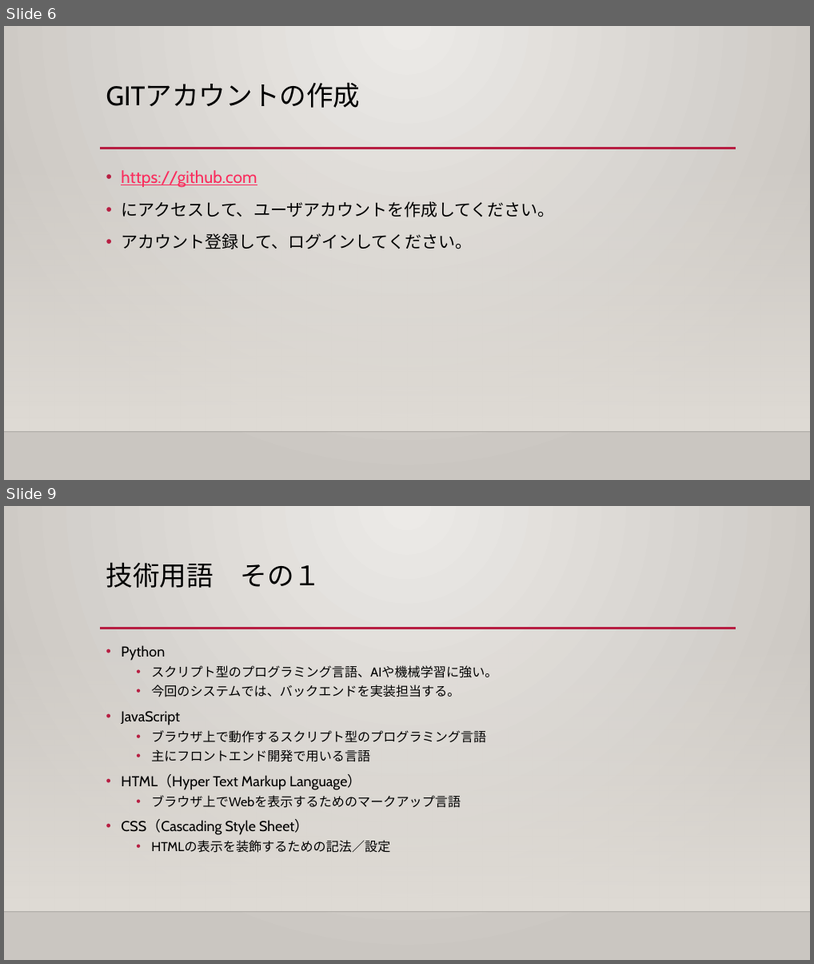
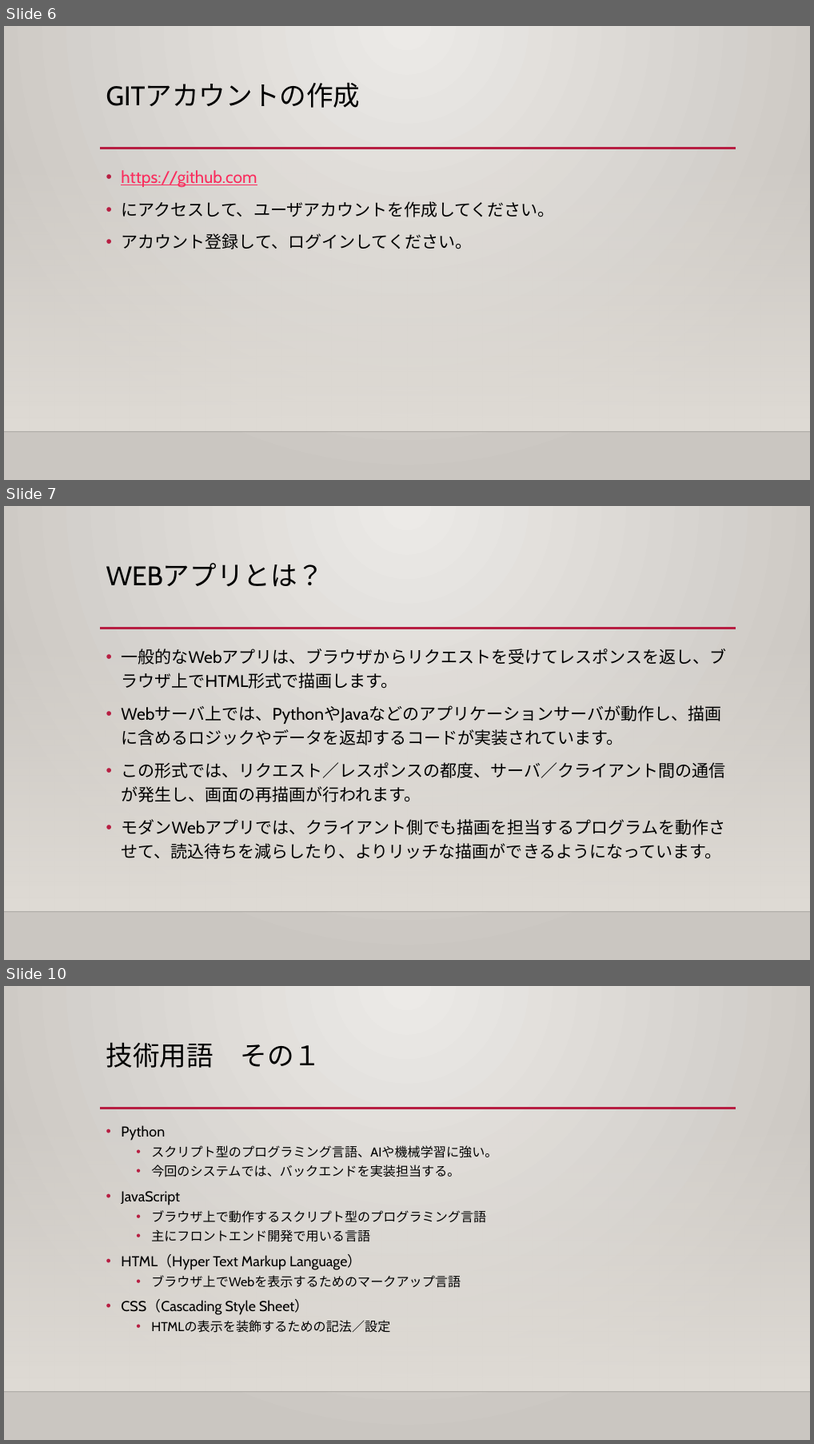
Before and after one commit to 419836/mu-psd-01, a slide deck: help/実践ソフトウェア開発_演習資料.pptx. Shown one above the other, each under a label of ours: slides 6 and 9 before the commit, slides 6, 7 and 10 after it; the slides between them are not shown. The pictures are 814x964 and 814x1444 pixels, drawn with LibreOffice and Linux fonts; fonts in the diff are those of the drawing; background and template pictures are left out. Boxes give left, top, right and bottom in pixels: in the first picture for what was removed or moved away, otherwise in the second. Text is boxed around its words. In the diff, an @@ line names an element or a change of style, - is before the commit and + after.

```diff
--- a/help/実践ソフトウェア開発_演習資料.pptx
+++ b/help/実践ソフトウェア開発_演習資料.pptx
@@ slide 7 added at box(4, 506, 810, 960), background gradient #ECEAE7 to #CAC7C1; not listed: 3 template elements that a slide beside it also shows @@
@@ title added at box(106, 563, 325, 587), 32 pt, text #000000 @@
+WEBアプリとは？
@@ text added at box(121, 648, 726, 859), 20 pt, text #000000 @@
+• 一般的なWebアプリは、ブラウザからリクエストを受けてレスポンスを返し、ブラウザ上でHTML形式で描画します。
+• Webサーバ上では、PythonやJavaなどのアプリケーションサーバが動作し、描画に含めるロジックやデータを返却するコードが実装されています。
+• この形式では、リクエスト／レスポンスの都度、サーバ／クライアント間の通信が発生し、画面の再描画が行われます。
+• モダンWebアプリでは、クライアント側でも描画を担当するプログラムを動作させて、読込待ちを減らしたり、よりリッチな描画ができるようになっています。
@@ what was slide 9 is now slide 10 @@
```
Also in this commit, not shown: 4 slides changed, 1 other slide added, 5 other files.
